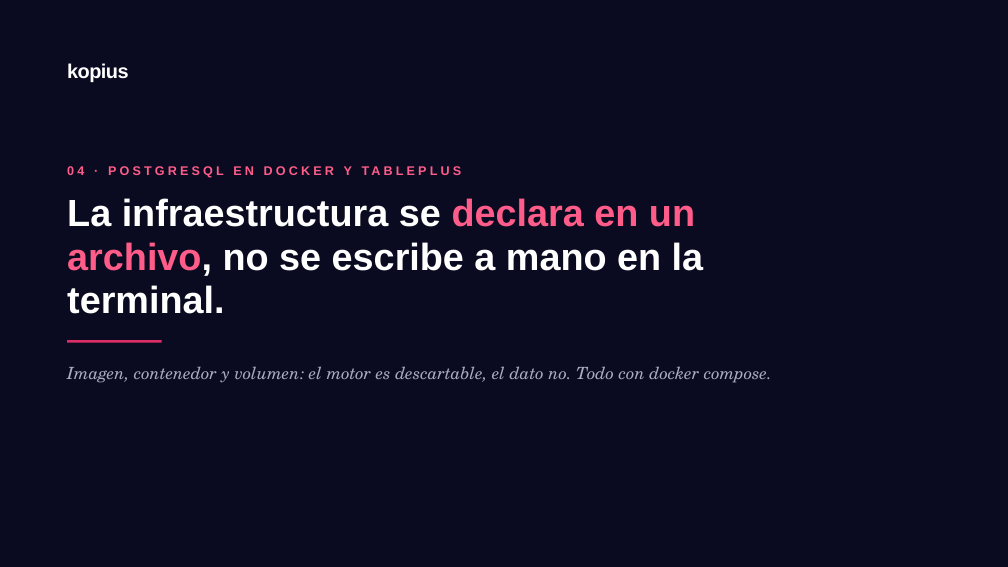
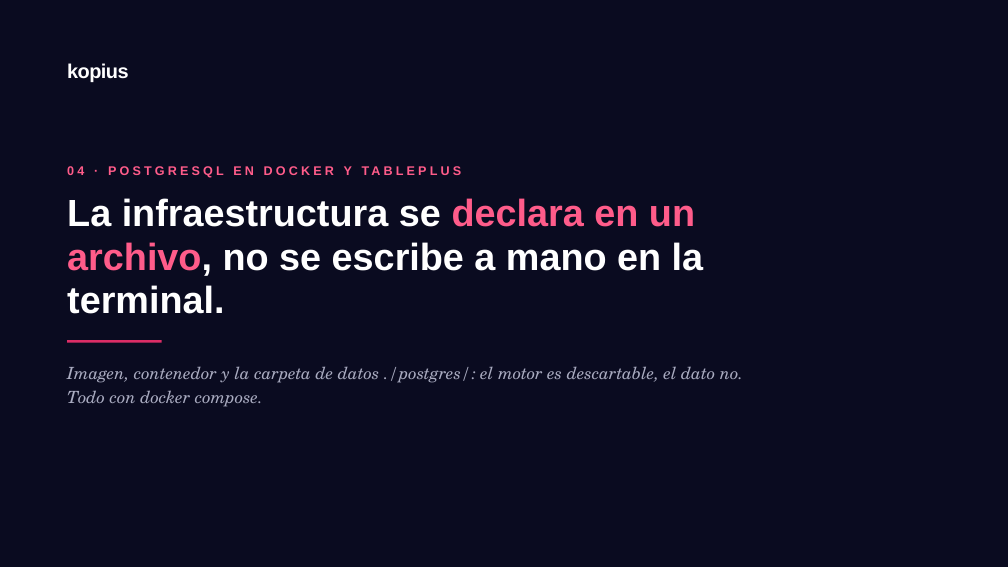
Before and after one commit to aduartekopiustech/node-fullstack-clase-07, a slide deck: slide 21 of docs/Clase_7_de_NodeJS.pptx. Drawn at 1008x567 pixels with LibreOffice and Linux fonts; fonts in the diff are those of the drawing; background and template pictures are left out. Boxes give left, top, right and bottom in pixels: in the first picture for what was removed or moved away, otherwise in the second. Text is boxed around its words. In the diff, an @@ line names an element or a change of style, - is before the commit and + after.

```diff
--- a/docs/Clase_7_de_NodeJS.pptx
+++ b/docs/Clase_7_de_NodeJS.pptx
@@ text at (67, 366, 743, 407): text changed @@
-Imagen, contenedor y volumen: el motor es descartable, el dato no. Todo con docker compose.
+Imagen, contenedor y la carpeta de datos ./postgres/: el motor es descartable, el dato no. Todo con docker compose.
```
Also in this commit, not shown: 16 other slides changed, 6 slides added, 1 slide removed.
